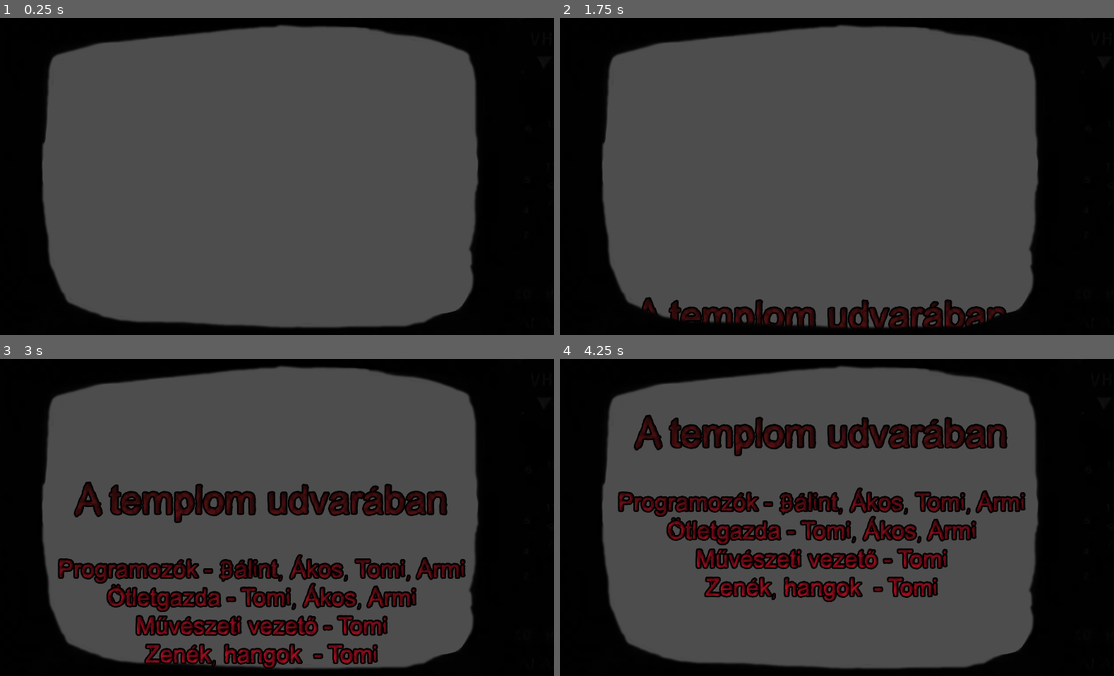
Above: before the commit, frames 1-4 (two rows, left to right).
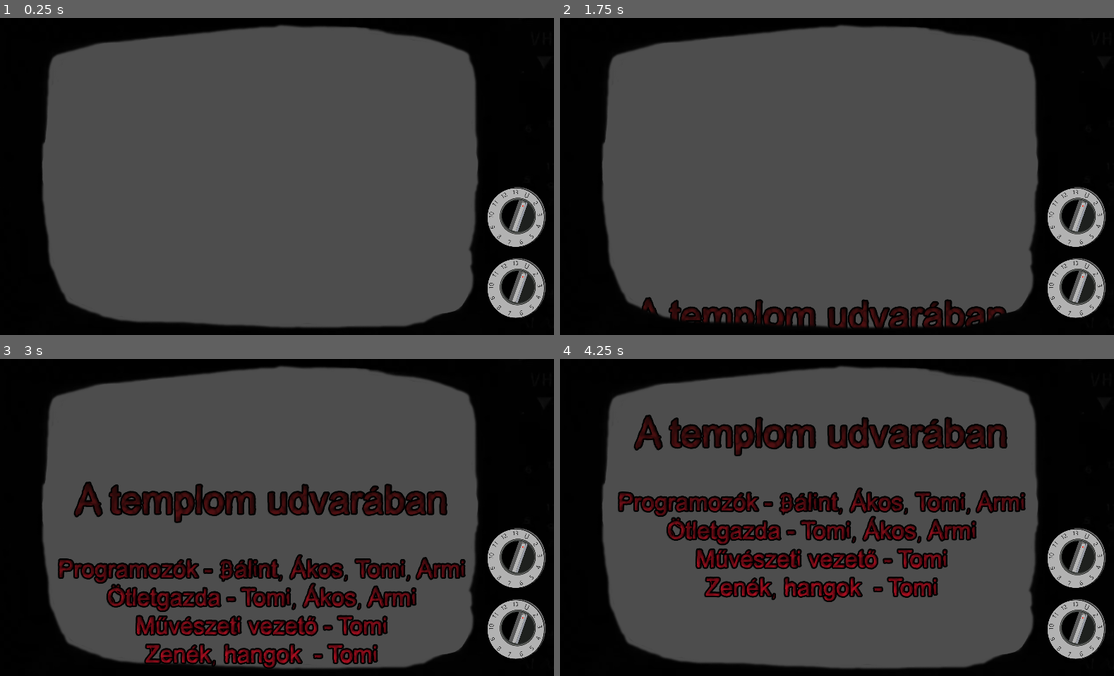
Above: after the commit, the same moments.

Repository: MotherFCKR54/The-Game
Game: Godot game, scene res://scenes/credits.tscn
The game is run twice, just before and just after one commit, with the same random seed, the same clock (stepped at 60 frames per second) and the same inputs. This scene is started directly instead of the project's main scene. Video files are missing from this copy of the repository; at most half a second of black plays in their place.
Inputs (mouse positions are in pixels of both pictures, inside the frame that each line leads up to; where the layout moved, square brackets give the same spot in the first picture):
- Up to frame 1 (0.25 s): no input
- Up to frame 2 (1.75 s): click (1080, 214) [1075, 189] at 0.5 s; click (1080, 287) [1075, 277] at 1.25 s
- Up to frame 3 (3 s): move the mouse to (393, 501) at 2.02 s; hold D (Move_right) 2.03-2.75 s; click (393, 501) at 2.17 s; tap Space (Jump) at 2.27 s; drag from (160, 533) to (243, 580) at 2.77 s
- Up to frame 4 (4.25 s): move the mouse to (886, 447) at 3.52 s; hold A (Move_left) from 3.53 s (still down); click (886, 447) at 3.67 s

The runs differ from the first frame. In frame 1, 2.8% of the frame differs, in the area x 88-99%, y 53-95%; in frame 2, 2.8%; in frame 3, 2.8%; in frame 4, 2.8%.

Commit message:
Sprite megvan
még rossz btw

Diff:
--- a/the-game/scenes/credits.tscn
+++ b/the-game/scenes/credits.tscn
@@ -16,7 +16,9 @@
 [ext_resource type="AudioStream" uid="uid://hnhw6iitdklq" path="res://zenék/hattérrel.mp3" id="14_njlo3"]
 [ext_resource type="AudioStream" uid="uid://cc60cjyncqhkb" path="res://zenék/stablistahang.mp3" id="15_y6tyv"]
 [ext_resource type="Script" path="res://scenes/tekerogomb_1.gd" id="16_0r3wf"]
+[ext_resource type="Texture2D" uid="uid://b0ut7548a37yy" path="res://pictures/TEKERDCROP.png" id="17_cpthh"]
 [ext_resource type="Script" path="res://scenes/tekerogomb_2.gd" id="17_h2qmb"]
+[ext_resource type="Texture2D" uid="uid://fwwphrkpccpc" path="res://pictures/VANBELSEJEKONTORARMANDITTMOSTCOPO.png" id="18_qwds0"]
 
 [sub_resource type="Animation" id="Animation_mon1h"]
 resource_name = "Credits roll"
@@ -162,23 +164,45 @@
 
 [node name="Tekerogomb1" type="TextureButton" parent="."]
 z_index = 3
-offset_left = 1034.0
-offset_top = 303.0
-offset_right = 1123.0
-offset_bottom = 392.0
+offset_left = 1046.0
+offset_top = 370.0
+offset_right = 1161.0
+offset_bottom = 485.0
+scale = Vector2(0.6, 0.6)
+ignore_texture_size = true
+stretch_mode = 0
 script = ExtResource("16_0r3wf")
 
 [node name="goNb1" type="Sprite2D" parent="Tekerogomb1"]
+position = Vector2(55.833, 55.833)
+scale = Vector2(0.465879, 0.465879)
+texture = ExtResource("17_cpthh")
+
+[node name="goNbMozdulatlan1" type="Sprite2D" parent="Tekerogomb1"]
+z_index = -1
+position = Vector2(48.3333, 61.6667)
+scale = Vector2(0.466, 0.466)
+texture = ExtResource("18_qwds0")
 
 [node name="Tekerogomb2" type="TextureButton" parent="."]
 z_index = 3
-offset_left = 1034.0
-offset_top = 489.0
-offset_right = 1123.0
-offset_bottom = 578.0
+offset_left = 1046.0
+offset_top = 515.0
+offset_right = 1161.0
+offset_bottom = 630.0
+scale = Vector2(0.6, 0.6)
 script = ExtResource("17_h2qmb")
 
 [node name="goNb2" type="Sprite2D" parent="Tekerogomb2"]
+position = Vector2(55.833, 55.833)
+scale = Vector2(0.466, 0.466)
+texture = ExtResource("17_cpthh")
+
+[node name="goNbMozdulatlan2" type="Sprite2D" parent="Tekerogomb2"]
+z_index = -1
+position = Vector2(48.3334, 61.6667)
+scale = Vector2(0.466, 0.466)
+texture = ExtResource("18_qwds0")
 
 [connection signal="mouse_entered" from="TextureButton" to="TextureButton" method="_on_mouse_entered"]
 [connection signal="mouse_exited" from="TextureButton" to="TextureButton" method="_on_mouse_exited"]
--- a/the-game/scenes/tekerogomb_1.gd
+++ b/the-game/scenes/tekerogomb_1.gd
@@ -3,11 +3,11 @@
 var angle := 0.0
 var dragging := false
 
-func _input(event):
+func _gui_input(event):
 	if event is InputEventMouseButton:
 		if event.button_index == MOUSE_BUTTON_LEFT:
-			dragging = event.pressed  # Start/stop dragging
+			dragging = event.pressed  # Only drag if pressed inside the button
 	elif event is InputEventMouseMotion and dragging:
-		var delta_angle = event.relative.x * 0.5  # Adjust sensitivity
+		var delta_angle = event.relative.x * 0.5
 		angle += delta_angle
 		$goNb1.rotation_degrees = angle
--- a/the-game/scenes/tekerogomb_2.gd
+++ b/the-game/scenes/tekerogomb_2.gd
@@ -3,11 +3,11 @@
 var angle := 0.0
 var dragging := false
 
-func _input(event):
+func _gui_input(event):
 	if event is InputEventMouseButton:
 		if event.button_index == MOUSE_BUTTON_LEFT:
-			dragging = event.pressed  # Start/stop dragging
+			dragging = event.pressed  # Only drag if pressed inside the button
 	elif event is InputEventMouseMotion and dragging:
-		var delta_angle = event.relative.x * 0.5  # Adjust sensitivity
+		var delta_angle = event.relative.x * 0.5
 		angle += delta_angle
 		$goNb2.rotation_degrees = angle
Binary file added: the-game/pictures/TEKERDCROP.png
Not shown, added: the-game/pictures/TEKERDCROP.png.import
Binary file added: the-game/pictures/VANBELSEJEKONTORARMANDITTMOSTCOPO.png
Not shown, added: the-game/pictures/VANBELSEJEKONTORARMANDITTMOSTCOPO.png.import
Not shown: 1 places in the-game/scenes/credits.tscn that only renumber resources
